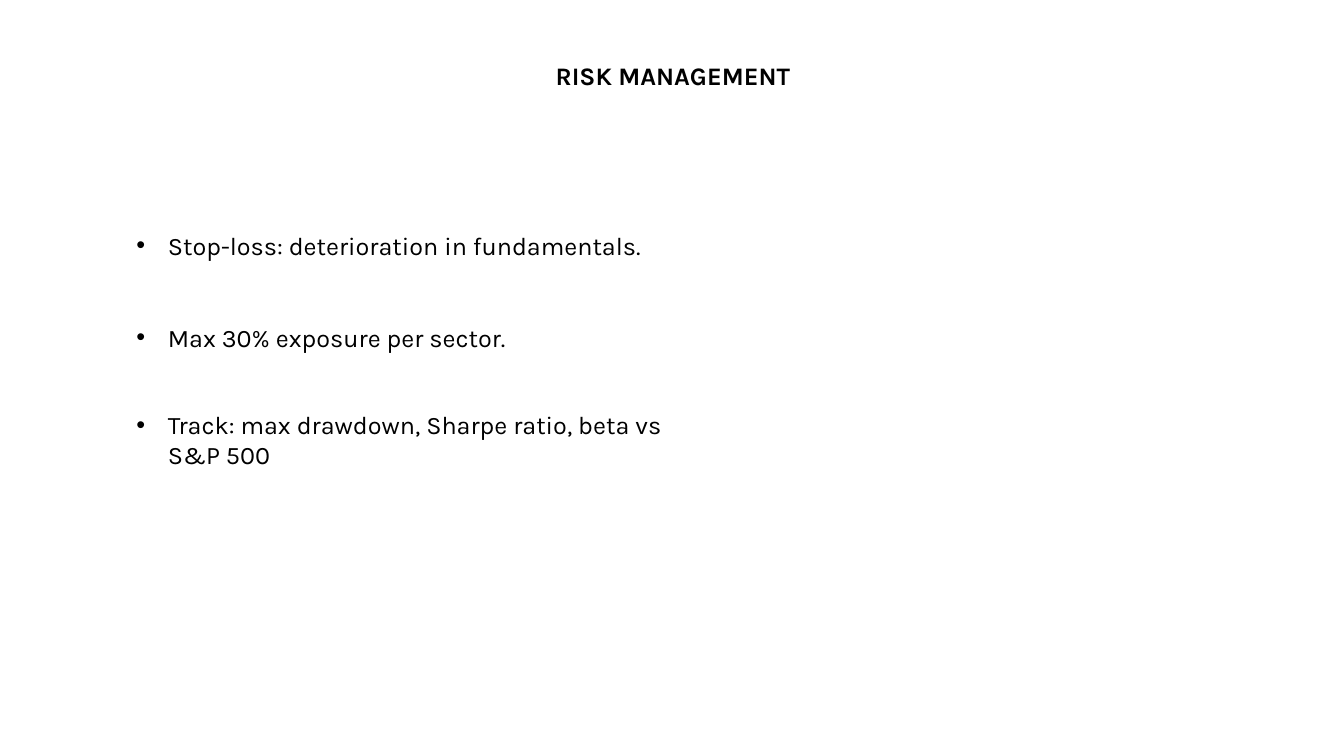
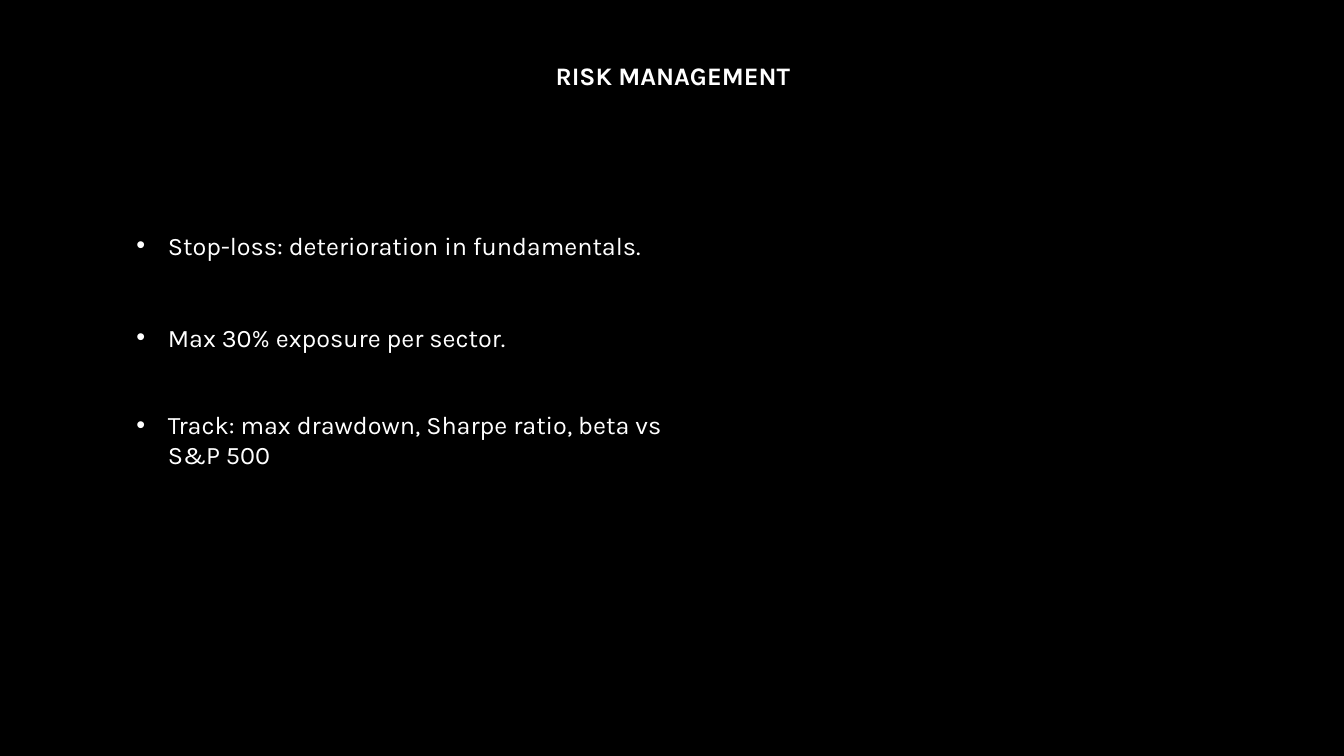
Before and after one commit to GeorgeMoschovis/Value-Quality-Momentum-Strategy, a slide deck: slide 7 of Presentation/Strategy_Pitch (2).pptx. Drawn at 1344x756 pixels with LibreOffice and Linux fonts; fonts in the diff are those of the drawing. Boxes give left, top, right and bottom in pixels: in the first picture for what was removed or moved away, otherwise in the second. Text is boxed around its words. In the diff, an @@ line names an element or a change of style, - is before the commit and + after.

```diff
--- a/Presentation/Strategy_Pitch (2).pptx
+++ b/Presentation/Strategy_Pitch (2).pptx
@@ background #FFFFFF to #000000 @@
@@ text "RISK MANAGEMENT" at <box>556,68,790,86</box>: text colour #000000 to #FFFFFF @@
@@ text "Stop-loss: deterioration in fundamentals." at <box>168,237,661,465</box>: text colour #000000 to #FFFFFF @@
```
Also in this commit, not shown: 8 other slides changed, 3 slides added, 6 other files.
